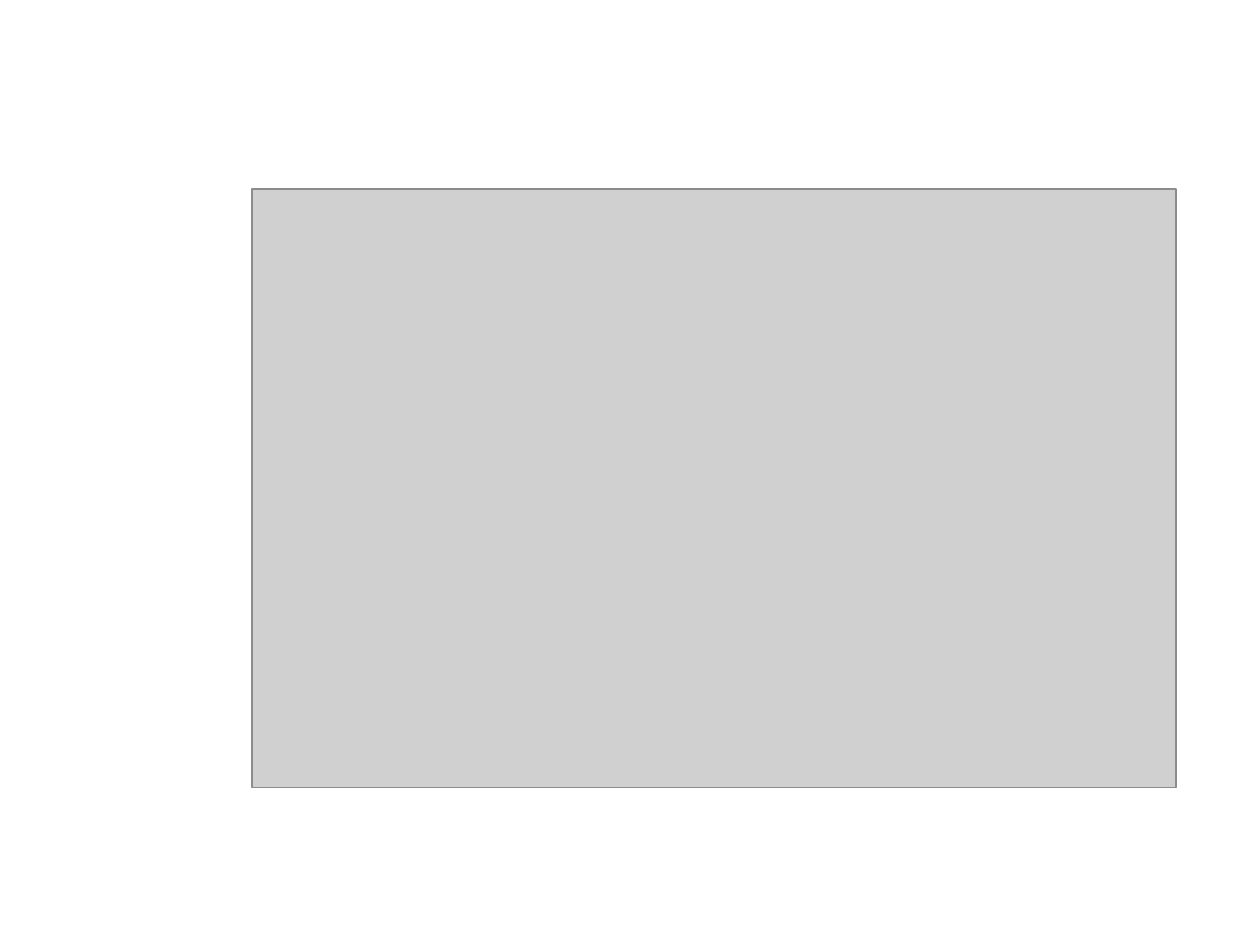
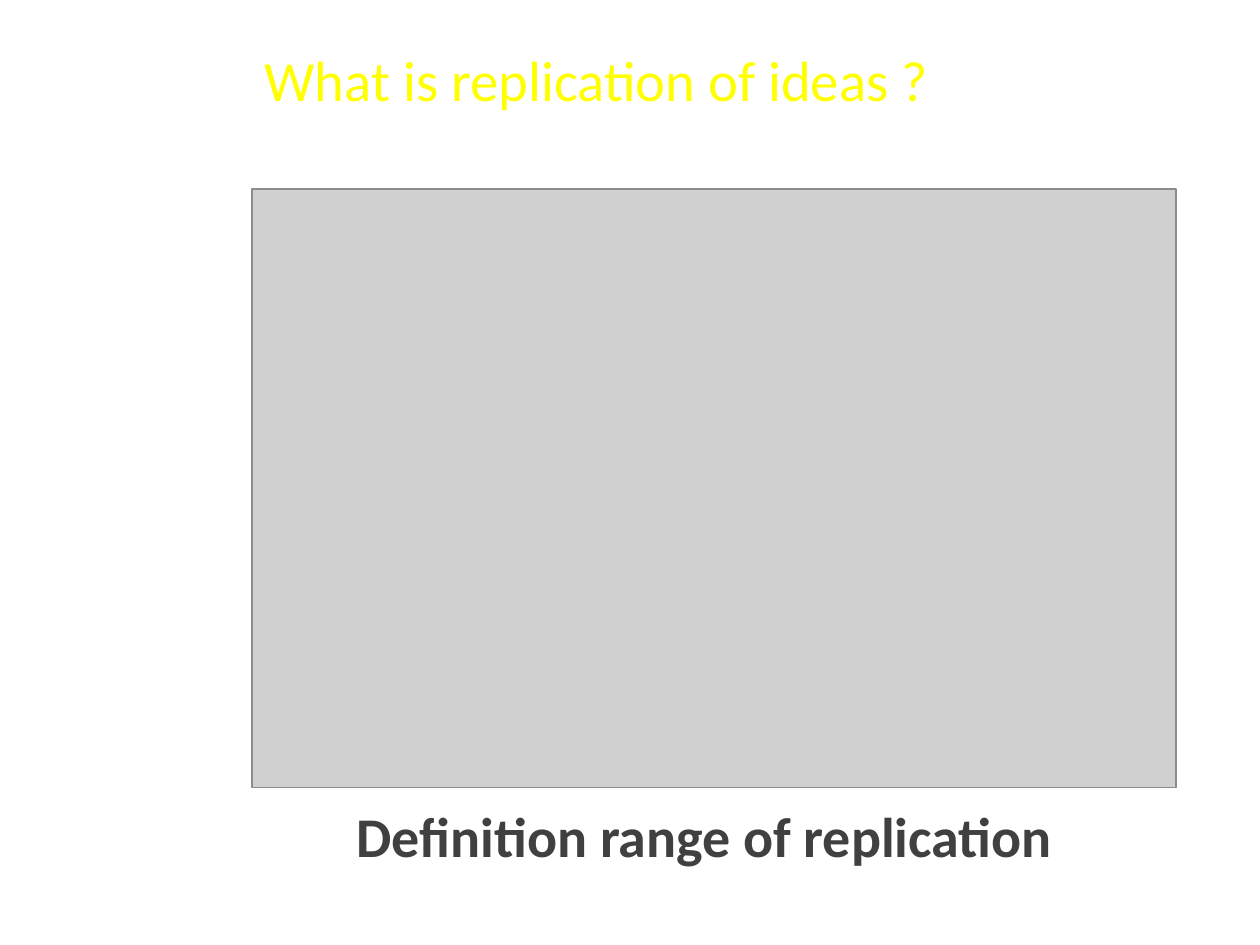
Before and after one commit to FeedMapping/Schema, a slide deck: slide 14 of slide/ppt/Mapping-Ideas.pptx (slide 17 before the commit). Drawn at 1260x945 pixels with LibreOffice and Linux fonts; fonts in the diff are those of the drawing; grey boxes stand for pictures; background and template pictures are left out. Boxes give left, top, right and bottom in pixels: in the first picture for what was removed or moved away, otherwise in the second. Text is boxed around its words. In the diff, an @@ line names an element or a change of style, - is before the commit and + after.

```diff
--- a/slide/ppt/Mapping-Ideas.pptx
+++ b/slide/ppt/Mapping-Ideas.pptx
@@ text added at (x1=265, y1=61, x2=888, y2=110), 32.4 pt, text #FFFF00 @@
+What is replication of ideas ?
@@ text added at (x1=357, y1=817, x2=1052, y2=867), 32 pt, text #404040, bold @@
+Definition range of replication
```
Also in this commit, not shown: 10 other slides changed, 10 slides added, 12 slides removed.
